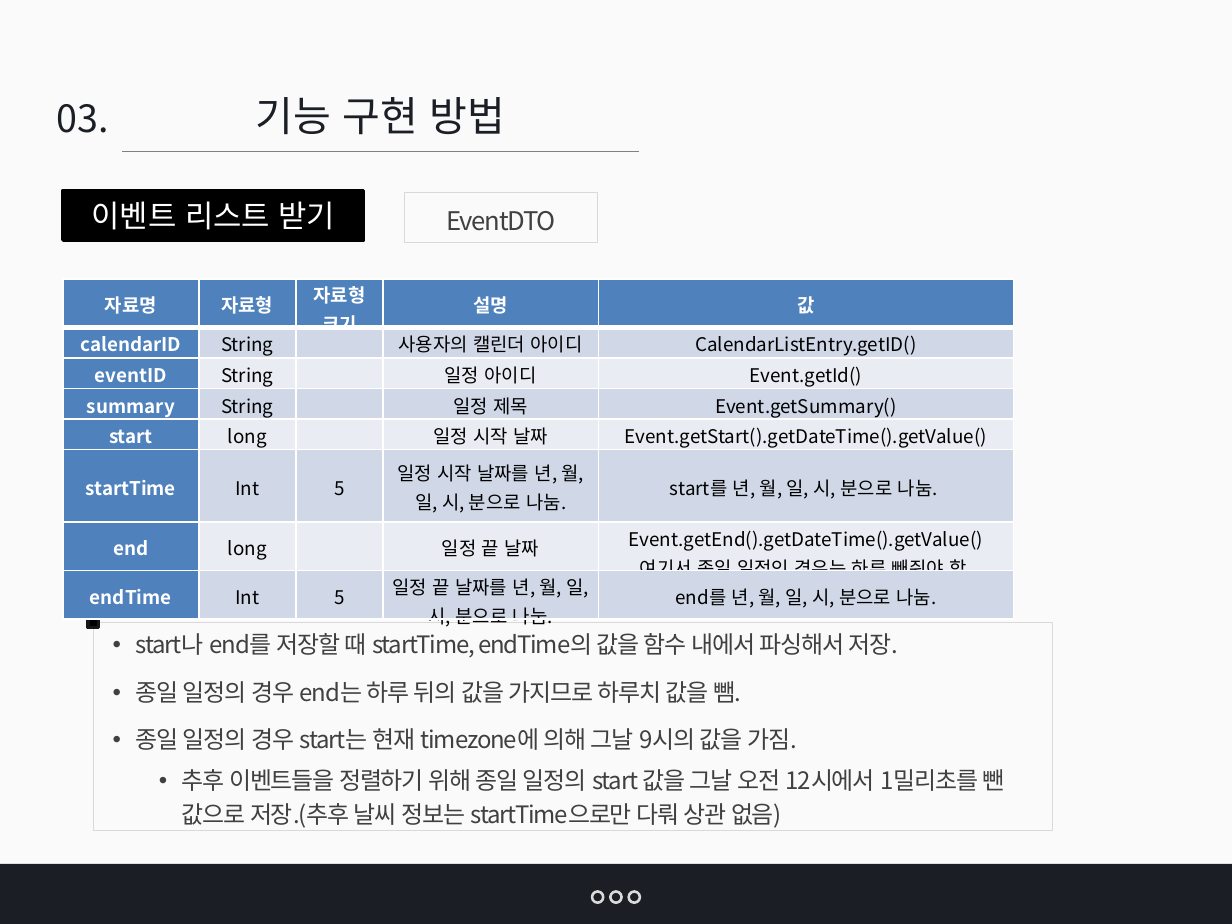
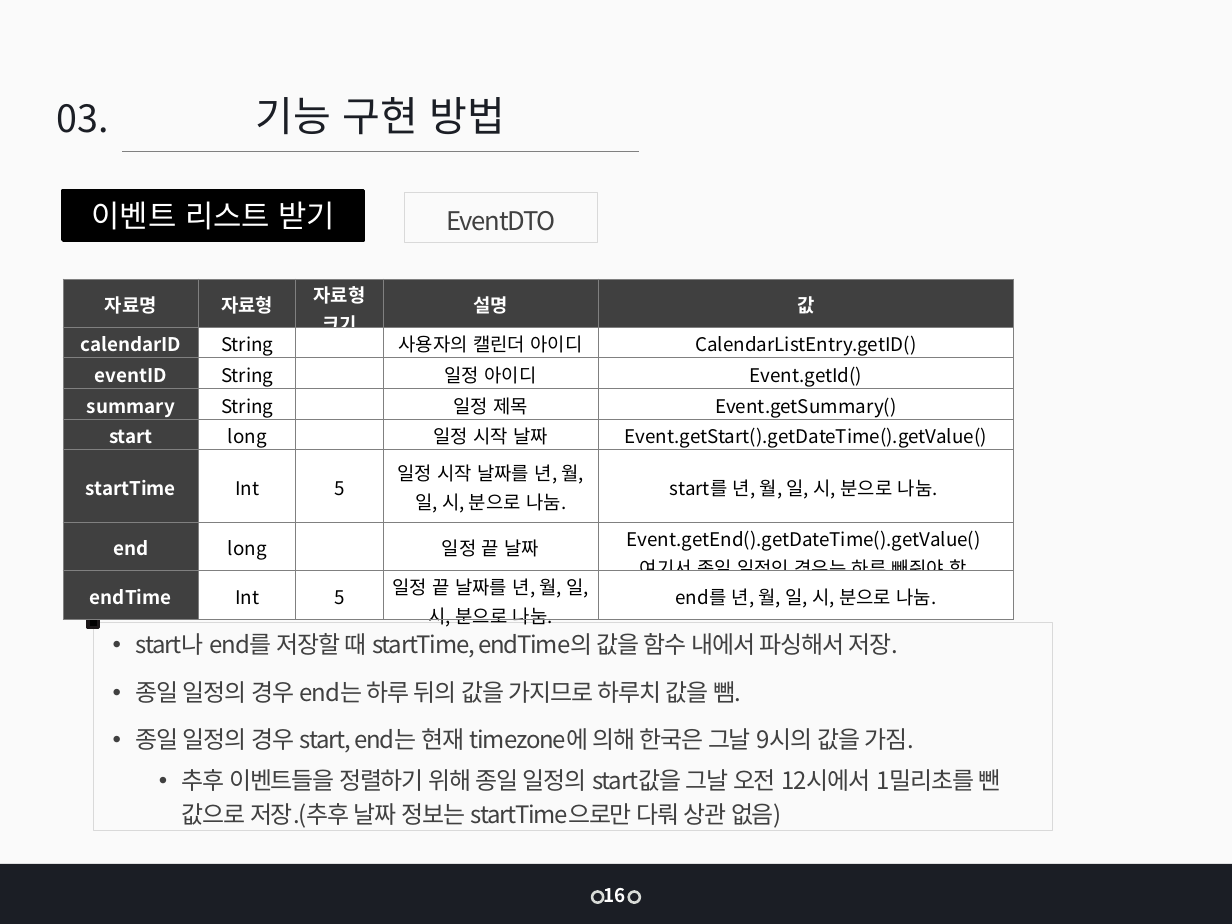
Before and after one commit to jangys/calendarProjectDocument, a slide deck: slide 16 of O0100010.pptx (slide 15 before the commit). Drawn at 1232x924 pixels with LibreOffice and Linux fonts; fonts in the diff are those of the drawing. Boxes give left, top, right and bottom in pixels: in the first picture for what was removed or moved away, otherwise in the second. Text is boxed around its words. In the diff, an @@ line names an element or a change of style, - is before the commit and + after.

```diff
--- a/O0100010.pptx
+++ b/O0100010.pptx
@@ table at bbox=[63, 278, 1014, 631] @@
@@ fill #4F81BD to #404040 in 12 cells @@
@@ fill #D0D8E8 to #FFFFFF in 16 cells @@
@@ fill #E9EDF4 to #FFFFFF in 12 cells @@
@@ borders changed @@
@@ text in rectangle at bbox=[136, 728, 1001, 828]: text changed @@
-• 종일 일정의 경우 start는 현재 timezone에 의해 그날 9시의 값을 가짐.
-  • 추후 이벤트들을 정렬하기 위해 종일 일정의 start 값을 그날 오전 12시에서 1밀리초를 뺀 값으로 저장.(추후 날씨 정보는 startTime으로만 다뤄 상관 없음)
+• 종일 일정의 경우 start, end는 현재 timezone에 의해 한국은 그날 9시의 값을 가짐.
+  • 추후 이벤트들을 정렬하기 위해 종일 일정의 start값을 그날 오전 12시에서 1밀리초를 뺀 값으로 저장.(추후 날짜 정보는 startTime으로만 다뤄 상관 없음)
@@ text added at bbox=[603, 888, 625, 902], 11 pt, text #FFFFFF, bold @@
+16
@@ ellipse removed at bbox=[610, 892, 621, 903] @@
```
Also in this commit, not shown: 20 other slides changed, 9 slides added, 3 slides removed, 3 other files.
